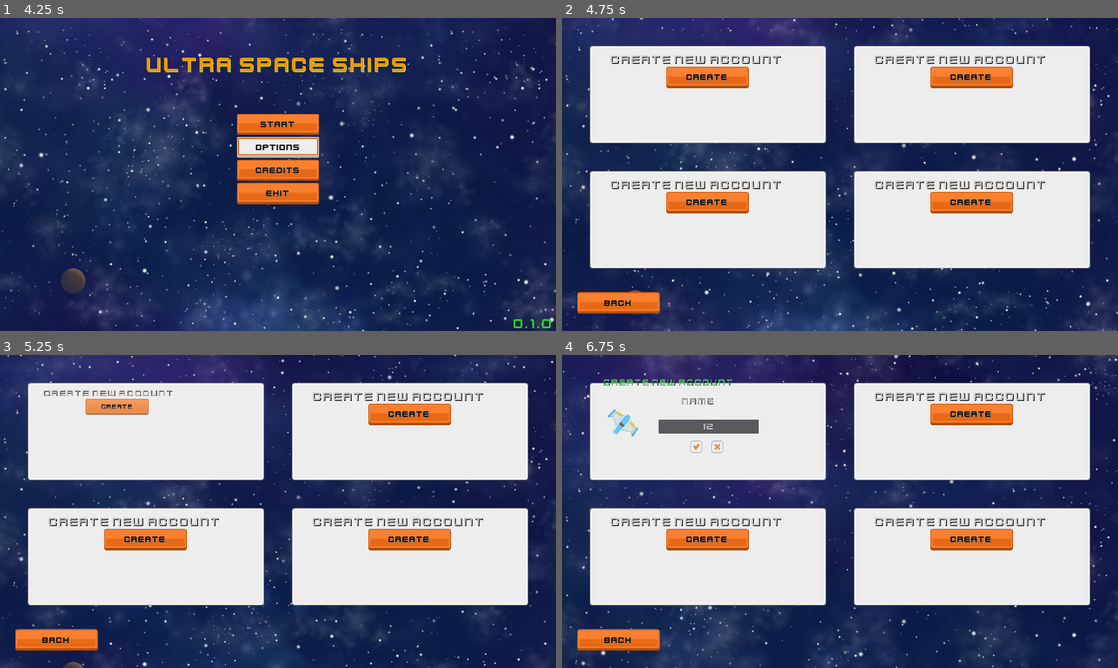
Above: before the commit, frames 1-4 (two rows, left to right).
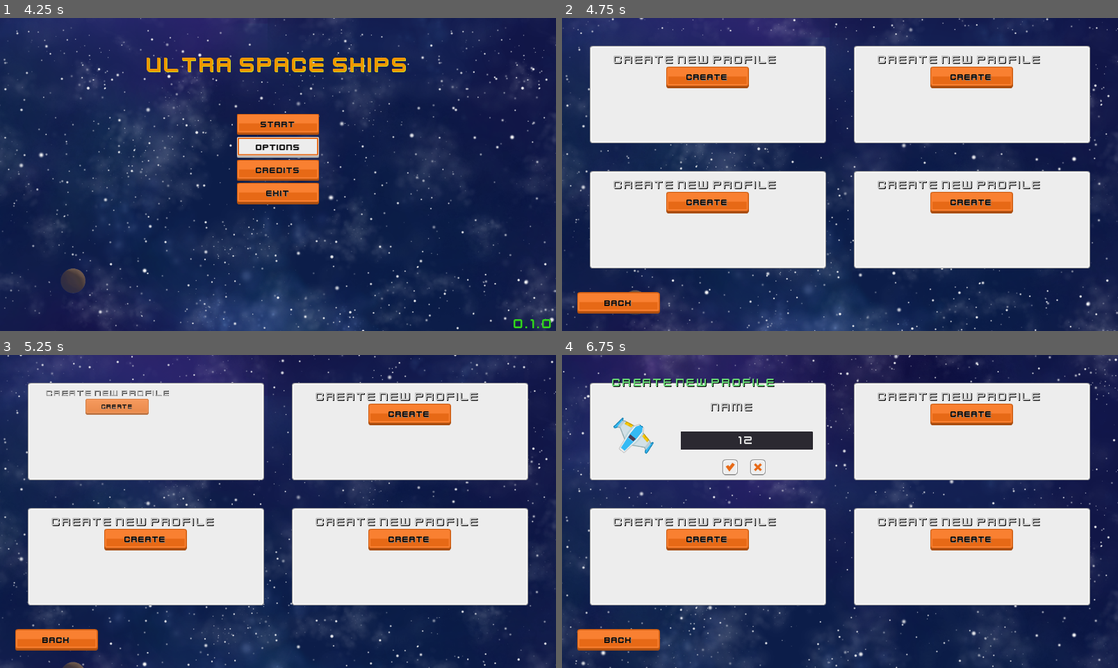
Above: after the commit, the same moments.

Repository: MatiasVME/old-spaceship-shooter-rpg-deluxe
Game: Godot game, scene res://Game/MainScreens/Splash.tscn
Same seed, same stepped clock (60 frames per second), same inputs: the game is played once before the commit and once after it.
Inputs (mouse positions are in pixels of both pictures, inside the frame that each line leads up to):
- Up to frame 1 (4.25 s): tap Enter (ui_accept) at 0.5, 0.77, 1.52, 3.02, 3.77 s; hold Right (ui_right) 0.53-1.28 s; hold Down (ui_down) 1.28-2.03 s; hold Right (ui_right) 2.03-2.78 s; hold Up (ui_up) 2.78-3.53 s; hold Left (ui_left) from 3.53 s (still down)
- Up to frame 2 (4.75 s): release Left (ui_left) at 4.25 s; click "Start" at 4.25 s
- Up to frame 3 (5.25 s): click "Create" at 5 s
- Up to frame 4 (6.75 s): click (728, 436) at 5.77 s; type "12" at 5.85 s; click (728, 467) at 6.5 s

Frame 1 is identical in both runs. In frame 2, 2.1% of the frame differs, in the area x 8-87%, y 12-55%; in frame 3, 1.8%; in frame 4, 5.0%, in the area x 7-87%, y 7-55%.
Error before the commit: Invalid get index 'INTRO' (on base: 'Node (MusicManager.gd)'). (res://Game/MainScreens/Splash.gd:4)
Error after the commit: Parse Error: The identifier "player_stats" isn't declared in the current scope. (res://Game/Autoload/Persistence.gd:112)

Commit message:
trabajando en los profiles

Diff:
--- a/Game/Actors/Player/PlayerStats.gd
+++ b/Game/Actors/Player/PlayerStats.gd
@@ -29,7 +29,7 @@
 export (int) var points_money_luck = 0 # Suerte para recoger dinero
 export (int) var points_item_luck = 0 # Suerte para recoger items
 
-# Resultado
+# Stats resultado
 
 var stats = {
 	"Power" : 0,
@@ -42,6 +42,9 @@
 }
 
 func _ready():
+	update_stats()
+
+func update_stats():
 	stats["Power"] = 1 + points_power * inc_power
 	stats["ShipVelocity"] = 2.5 + points_power * inc_power
 	stats["FireVelocity"] = 600 + points_power * inc_power
--- a/Game/Autoload/Persistence.gd
+++ b/Game/Autoload/Persistence.gd
@@ -2,13 +2,17 @@
 
 extends Node
 
+const ACCOUNTS_NAME_PATH = "user://accounts.bin"
+
 # Sólo es un password temporal
 var temporal_password = "y~mu_L!6$qq9o119y1W("
 
-const ACCOUNTS_NAME_PATH = "user://accounts.bin"
 var accounts = [] setget , get_accounts
+var account_is_loaded = false
+var current_account
 
-var account_is_loaded = false
+var account_data
+var account_data_is_loaded = false
 
 func _ready():
 	var accounts_file_data = File.new()
@@ -18,15 +22,20 @@
 	else:
 		save_accounts()
 		load_accounts()
-		print("save and load")
 
 #	Test
 #	test()
 
 func test():
 	load_accounts()
-	create_account("Test")
 	create_account("Hola")
+
+#	load_account_data("Hola")
+#	var my_account_data = get_account_data()
+#	my_account_data["Stats"] = "mis stats"
+#	save_account_data("Hola")
+#	print("my_account_data: ", my_account_data)
+
 	save_accounts()
 
 func save_accounts():
@@ -47,9 +56,7 @@
 func load_accounts():
 	if not account_is_loaded:
 		account_is_loaded = true
-		print("account_is_loaded")
 	else:
-		print("return")
 		return
 
 	var file = File.new()
@@ -100,9 +107,13 @@
 		return false
 
 func create_data_account(owner):
+	# Se almacena el objeto player_stats no las stats en si
+	var rec_player_stats = load("res://Game/Actors/Player/PlayerStats.gd")
+	player_stats = rec_player_stats.new()
+
 	var data_account = {
 		Owner = owner,
-		Stats = null
+		PlayerStats = player_stats
 	}
 
 	return data_account
@@ -136,20 +147,46 @@
 	return accounts
 
 # Este método es para obtener la data de una cuenta en específico
-# para uso mas recurrente es mejor utilizar get_recurrent_account_data.
+# para uso mas recurrente es mejor utilizar get_account_data.
 # Pero si se desea saber la data de otras cuentas se puede utilizar
 # este método.
-func get_account_data(account_name):
+func load_account_data(account_name):
+	if not account_data_is_loaded:
+		account_data_is_loaded = true
+	else:
+		return false
+
 	var file = File.new()
 	var path = "user://" + account_name + ".bin"
 
 	if file.file_exists(path):
 		var err = file.open_encrypted_with_pass(path,
 				File.READ, temporal_password)
-		var account_data = file.get_var()
+		account_data = file.get_var()
 		file.close()
 
-		return account_data
+		return true
 
-#func get_recurrent_account_data():
-#	return account_data
+# Retorna verdadero si guarda la data y falso si no la guarda
+func save_account_data(account_name):
+	account_data_is_loaded = false
+
+	var file = File.new()
+	var path = "user://" + account_name + ".bin"
+
+	if file.file_exists(path):
+		var err = file.open_encrypted_with_pass(path,
+				File.WRITE, temporal_password)
+		file.store_var(account_data)
+		file.close()
+
+		return true
+
+	return false
+
+# Añade las stats al account_data
+#func add_stats(stats):
+#	account_data["Stats"] = stats
+
+func get_account_data():
+	return account_data
--- a/Game/MainScreens/Accounts.gd
+++ b/Game/MainScreens/Accounts.gd
@@ -23,27 +23,3 @@
 
 func _on_Back_pressed():
 	get_tree().change_scene("res://Game/MainScreens/Menu.tscn")
-
-func _on_Create_pressed1():
-	create_account(1)
-
-func _on_Create_pressed2():
-	create_account(2)
-
-func _on_Create_pressed3():
-	create_account(3)
-
-func _on_Create_pressed4():
-	create_account(4)
-
-func create_account(slot):
-#	match slot:
-#		1:
-#			$AccountPanel1.start_create_account()
-#		2:
-#			$AccountPanel2.start_create_account()
-#		3:
-#			$AccountPanel3.start_create_account()
-#		4:
-#			$AccountPanel4.start_create_account()
-	pass
--- a/Game/MainScreens/Accounts.tscn
+++ b/Game/MainScreens/Accounts.tscn
@@ -17,7 +17,19 @@
 
 editor/display_folded = true
 
+[node name="Layer1" parent="AccountPanel1" index="0"]
+
+editor/display_folded = true
+
 [node name="Layer2" parent="AccountPanel1" index="1"]
+
+editor/display_folded = true
+
+[node name="Layer3" parent="AccountPanel1" index="2"]
+
+editor/display_folded = true
+
+[node name="Layer4" parent="AccountPanel1" index="3"]
 
 editor/display_folded = true
 
@@ -43,14 +55,6 @@
 
 [connection signal="pressed" from="Back" to="." method="_on_Back_pressed"]
 
-[connection signal="pressed" from="AccountPanel1/Layer1/Create" to="." method="_on_Create_pressed1"]
-
-[connection signal="pressed" from="AccountPanel2/Layer1/Create" to="." method="_on_Create_pressed2"]
-
-[connection signal="pressed" from="AccountPanel3/Layer1/Create" to="." method="_on_Create_pressed3"]
-
-[connection signal="pressed" from="AccountPanel4/Layer1/Create" to="." method="_on_Create_pressed4"]
-
 
 [editable path="AccountPanel1"]
 [editable path="AccountPanel2"]
--- a/Game/MainScreens/Accounts/AccountPanel.tscn
+++ b/Game/MainScreens/Accounts/AccountPanel.tscn
@@ -287,7 +287,7 @@
 custom_fonts/font = SubResource( 1 )
 custom_colors/font_color = Color( 0.769531, 0.769531, 0.769531, 1 )
 custom_colors/font_color_shadow = Color( 0, 0, 0, 1 )
-text = "Create New Account"
+text = "Create New Profile"
 align = 1
 valign = 1
 percent_visible = 1.0
@@ -333,7 +333,7 @@
 custom_fonts/font = SubResource( 2 )
 custom_colors/font_color = Color( 0.409515, 0.832031, 0.465631, 1 )
 custom_colors/font_color_shadow = Color( 0, 0, 0, 1 )
-text = "Create New Account"
+text = "Create New Profile"
 align = 1
 valign = 1
 percent_visible = 1.0
@@ -486,7 +486,7 @@
 custom_fonts/font = SubResource( 2 )
 custom_colors/font_color = Color( 0.409515, 0.832031, 0.465631, 1 )
 custom_colors/font_color_shadow = Color( 0, 0, 0, 1 )
-text = "Select Account"
+text = "Select Profile"
 align = 1
 valign = 1
 percent_visible = 1.0
@@ -604,7 +604,6 @@
 
 [node name="Layer4" type="Node2D" parent="." index="3"]
 
-editor/display_folded = true
 visible = false
 modulate = Color( 1, 1, 1, 0 )
 scale = Vector2( 1e-05, 1e-05 )
@@ -629,7 +628,7 @@
 custom_fonts/font = SubResource( 2 )
 custom_colors/font_color = Color( 0.409515, 0.832031, 0.465631, 1 )
 custom_colors/font_color_shadow = Color( 0, 0, 0, 1 )
-text = "Are you sure you want to delete the account?"
+text = "Are you sure you want to delete the profile?"
 align = 1
 valign = 1
 autowrap = true
